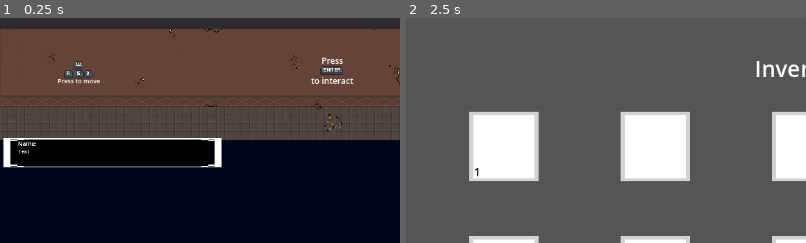
Above: before the commit, frames 1-2 (left to right).
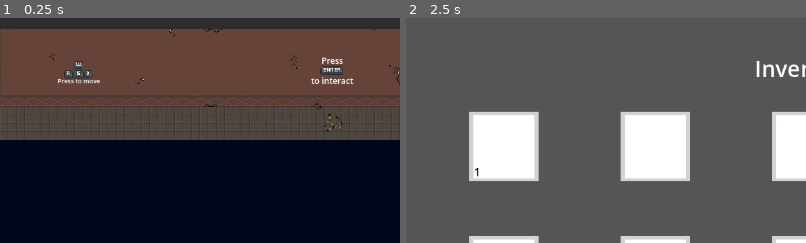
Above: after the commit, the same moments.

Repository: eRues/The-Great-Disappearance-of-Jamie-Finch
Game: Godot game, scene res://Areas/1st_floor_hallway.tscn
Same seed, same stepped clock (60 frames per second), same inputs: the game is played once before the commit and once after it. This scene is started directly instead of the project's main scene.
Inputs (mouse positions are % of the whole screen's width and height, from its top left):
- Up to frame 1 (0.25 s): no input
- Up to frame 2 (2.5 s): tap Enter (enter) at 0.5, 1.55, 2 s; move the mouse to (72, 45) at 0.52 s; hold D (right) 0.53-1.28 s; hold Enter (enter) 0.53-1.28 s; tap E (open) at 0.8, 1.35, 2.3 s; move the mouse to (30, 55) at 1.27 s; hold S (down) 1.28-2.03 s; move the mouse to (60, 28) at 2.02 s; hold D (right) from 2.03 s (still down); hold Enter (enter) from 2.03 s (still down)
The pictures show only the part of the screen within x 0-50%, y 0-50%; the shares and areas given below are measured in that part.

The runs differ from the first frame. In frame 1, 7.3% of the frame differs, in the area x 0-56%, y 53-67%; in frame 2, nothing differs.
Error in both runs: Error calling GDScript utility function "len()": Value of type 'Nil' can't provide a length. (res://text_box.gd:115)

Commit message:
textbox fixes started

Diff:
--- a/Areas/1_st_floor_hallway.gd
+++ b/Areas/1_st_floor_hallway.gd
@@ -1,7 +1,6 @@
 extends Node2D
 
 @onready var int_label = $debris/interact_label
-@onready var current_text = $walkin_text
 @onready var player = $character_open
 
 var can_interact = false
@@ -15,28 +14,19 @@
 
 	player.position.x = Global.char_position_x
 	player.position.y = Global.char_position_y
-	if(!Global.tutorial_finished):
-		current_text.start()
-	else:
-		$walk_in.queue_free()
+
+	if(Global.tutorial_finished):
 		$tutorial_interact.queue_free()
 		$tutorial_block.queue_free()
-		%granola_text.queue_free()
 		$StaticBody2D2.queue_free()
 		$basement_enter.queue_free()
 		$tutorial_change_scene.queue_free()
-		$basement_walkin.queue_free()
 		$inventory_item.queue_free()
 		$debris.queue_free()
 		$rock_texture.visible = true
 		$rock_texture/StaticBody2D/CollisionShape2D.disabled = false
 		Global.battle_type.health = Global.battle_type.base_health
 
-func _process(_delta) -> void:
-	pass
-
-	if(Input.is_action_just_pressed("enter") && can_interact):
-		current_text.start()
 
 func _on_level_spawn(destination_tag: String):
 	var door_path = "Doors/Door_" + destination_tag
@@ -46,14 +36,6 @@
 func _on_debris_body_entered(_body: Node2D) -> void:
 	Global.debris_interact = true
 	int_label.visible = true
-	var debris_text = preload("res://text_box.tscn").instantiate()
-	debris_text.unique_name_in_owner = true
-	debris_text.name = "debris_text"
-	current_text = debris_text
-	add_child(current_text)
-	current_text.position.y = 29
-	current_text.position.x = 300
-	current_text.scale = Vector2(0.3, 0.3)
 	can_interact = true
 
 func _on_debris_body_exited(_body: Node2D) -> void:
@@ -61,30 +43,18 @@
 	Global.debris_interact = false
 	can_interact = false
 
-func _on_walkin_text_dialogue_finished() -> void:
-	Global.walkin = false
-	%walkin_text.queue_free()
-
 func _on_text_area_body_entered(_body: Node2D) -> void:
 	Global.granola_interact = true
 	can_interact = true
-	current_text = %granola_text
 
 func _on_text_area_body_exited(_body: Node2D) -> void:
 	Global.granola_interact = false
 	can_interact = false
 
-func _on_granola_text_dialogue_finished() -> void:
-	%granola_text.queue_free()
-
 func _on_basement_enter_body_entered(body: Node2D) -> void:
 	if(body.is_in_group("player")):
 		Global.basement_stairs = true
-		current_text = $basement_walkin
 		can_interact = true
-
-func _on_basement_walkin_dialogue_finished() -> void:
-	$confirm_area.visible = true
 
 func _on_yes_button_pressed() -> void:
 	get_tree().change_scene_to_file("res://Areas/basement.tscn")
--- a/Areas/1st_floor_hallway.tscn
+++ b/Areas/1st_floor_hallway.tscn
@@ -8,7 +8,6 @@
 [ext_resource type="PackedScene" uid="uid://vc7hpqnias0s" path="res://tutorial_move_info.tscn" id="6_oloq3"]
 [ext_resource type="PackedScene" uid="uid://ch4p14mggmetl" path="res://debris.tscn" id="7_0dt61"]
 [ext_resource type="PackedScene" uid="uid://bx1bmkxmk8yei" path="res://tutorial_interact.tscn" id="8_apa2f"]
-[ext_resource type="PackedScene" uid="uid://bkhx06o5x33dw" path="res://text_box.tscn" id="9_cmodj"]
 [ext_resource type="PackedScene" uid="uid://bjv607nuyvdrg" path="res://inventory_item.tscn" id="10_cmodj"]
 [ext_resource type="Texture2D" uid="uid://cq7crlg0otfjm" path="res://Assets/Items/Consumables/granola_bar.png" id="11_p5s25"]
 [ext_resource type="PackedScene" uid="uid://dgvnusd7iitg5" path="res://Areas/tutorial_change_scene.tscn" id="12_p5s25"]
@@ -90,14 +89,6 @@
 position = Vector2(-1, 8)
 shape = SubResource("CircleShape2D_0dt61")
 
-[node name="walkin_text" parent="." unique_id=1683016583 instance=ExtResource("9_cmodj")]
-unique_name_in_owner = true
-offset_left = -11.0
-offset_top = 29.000002
-offset_right = -11.0
-offset_bottom = 29.000002
-scale = Vector2(0.3, 0.3)
-
 [node name="TextureRect" type="TextureRect" parent="." unique_id=1332316053]
 offset_left = 1751.0
 offset_top = 352.0
@@ -166,14 +157,6 @@
 [node name="CollisionShape2D" type="CollisionShape2D" parent="tutorial_block" unique_id=1628353019]
 position = Vector2(1087, 103.5)
 shape = SubResource("RectangleShape2D_0dt61")
-
-[node name="granola_text" parent="." unique_id=1758025974 instance=ExtResource("9_cmodj")]
-unique_name_in_owner = true
-offset_left = 1198.0
-offset_top = 29.0
-offset_right = 1198.0
-offset_bottom = 29.0
-scale = Vector2(0.3, 0.3)
 
 [node name="StaticBody2D2" type="StaticBody2D" parent="." unique_id=2104664599]
 position = Vector2(1741, 127)
@@ -226,26 +209,15 @@
 theme_override_font_sizes/font_size = 12
 text = "No"
 
-[node name="basement_walkin" parent="." unique_id=146528146 instance=ExtResource("9_cmodj")]
-offset_left = 1491.0
-offset_top = 41.0
-offset_right = 1491.0
-offset_bottom = 41.0
-scale = Vector2(0.3, 0.3)
-
 [connection signal="body_entered" from="debris" to="." method="_on_debris_body_entered"]
 [connection signal="body_exited" from="debris" to="." method="_on_debris_body_exited"]
 [connection signal="body_entered" from="inventory_item/text_area" to="." method="_on_text_area_body_entered"]
 [connection signal="body_exited" from="inventory_item/text_area" to="." method="_on_text_area_body_exited"]
-[connection signal="dialogue_finished" from="walkin_text" to="." method="_on_walkin_text_dialogue_finished"]
-[connection signal="visibility_changed" from="walkin_text" to="." method="_on_walkin_text_visibility_changed"]
-[connection signal="dialogue_finished" from="granola_text" to="." method="_on_granola_text_dialogue_finished"]
 [connection signal="area_entered" from="basement_enter" to="." method="_on_basement_enter_area_entered"]
 [connection signal="body_entered" from="basement_enter" to="." method="_on_basement_enter_body_entered"]
 [connection signal="body_exited" from="basement_enter" to="." method="_on_basement_enter_body_exited"]
 [connection signal="pressed" from="confirm_area/yes_button" to="." method="_on_yes_button_pressed"]
 [connection signal="pressed" from="confirm_area/no_button" to="." method="_on_no_button_pressed"]
-[connection signal="dialogue_finished" from="basement_walkin" to="." method="_on_basement_walkin_dialogue_finished"]
 
 [editable path="Doors/Door_N"]
 [editable path="Doors/Door_SE"]
--- a/character_open.gd
+++ b/character_open.gd
@@ -111,7 +111,6 @@
 			nate_cam.limit_right = 1600
 			nate_cam.zoom = Vector2(2, 2)
 
-
 func _process(_delta):
 	if(Input.is_action_just_pressed("open") and inventory_ui.visible == false):
 		inventory_ui.visible = true
@@ -119,3 +118,6 @@
 	elif(Input.is_action_just_pressed("open")):
 		inventory_ui.visible = false
 		get_tree().paused = false
+
+	if(Input.is_action_just_pressed("enter")):
+		$ash_open/ash_text.start()
--- a/character_open.tscn
+++ b/character_open.tscn
@@ -1,8 +1,9 @@
-[gd_scene load_steps=10 format=3 uid="uid://dkk4ktwgy2gp3"]
+[gd_scene format=3 uid="uid://dkk4ktwgy2gp3"]
 
 [ext_resource type="Script" uid="uid://cbrl0skqjkvkm" path="res://character_open.gd" id="1_4uwka"]
 [ext_resource type="PackedScene" uid="uid://csqh2fdm350yi" path="res://ash_open.tscn" id="1_6so4b"]
 [ext_resource type="PackedScene" uid="uid://d0tirwpydxxk2" path="res://tia_open.tscn" id="2_17gy8"]
+[ext_resource type="PackedScene" uid="uid://bkhx06o5x33dw" path="res://text_box.tscn" id="3_26enf"]
 [ext_resource type="PackedScene" uid="uid://br0lffedi4y13" path="res://eve_open.tscn" id="3_dfaot"]
 [ext_resource type="PackedScene" uid="uid://ccn3surclscyf" path="res://nathan_open.tscn" id="4_cmeqg"]
 [ext_resource type="Script" uid="uid://g1os6mm6615c" path="res://tia_open.gd" id="5_t4vui"]
@@ -20,12 +21,27 @@
 collision_mask = 7
 
 [node name="ash_cam" type="Camera2D" parent="ash_open" unique_id=2108694464]
+visible = false
 enabled = false
 zoom = Vector2(3.5, 3.5)
 limit_left = 0
 limit_top = 50
 limit_right = 1825
 limit_bottom = 200
+
+[node name="ash_text" parent="ash_open" unique_id=1494190177 instance=ExtResource("3_26enf")]
+anchors_preset = 0
+anchor_right = 0.0
+anchor_bottom = 0.0
+offset_left = -175.01329
+offset_top = -111.83586
+offset_right = -175.01329
+offset_bottom = -111.83586
+grow_horizontal = 1
+grow_vertical = 1
+scale = Vector2(0.3, 0.3)
+size_flags_horizontal = 0
+metadata/_edit_use_anchors_ = true
 
 [node name="tia_open" parent="." unique_id=670725174 groups=["player"] instance=ExtResource("2_17gy8")]
 collision_layer = 5
@@ -38,7 +54,11 @@
 zoom = Vector2(3.5, 3.5)
 limit_left = 0
 
+[node name="tia_text" parent="tia_open" unique_id=636530113 instance=ExtResource("3_26enf")]
+visible = false
+
 [node name="eve_open" parent="." unique_id=315470824 groups=["player"] instance=ExtResource("3_dfaot")]
+visible = false
 collision_layer = 5
 collision_mask = 5
 script = ExtResource("7_am563")
@@ -48,6 +68,8 @@
 enabled = false
 zoom = Vector2(3.5, 3.5)
 limit_left = 0
+
+[node name="eve_text" parent="eve_open" unique_id=584399097 instance=ExtResource("3_26enf")]
 
 [node name="nathan_open" parent="." unique_id=1014285702 groups=["player"] instance=ExtResource("4_cmeqg")]
 collision_layer = 5
@@ -59,6 +81,9 @@
 enabled = false
 zoom = Vector2(3.5, 3.5)
 limit_left = 0
+
+[node name="nate_text" parent="nathan_open" unique_id=526096299 instance=ExtResource("3_26enf")]
+visible = false
 
 [node name="InventoryUI" type="CanvasLayer" parent="." unique_id=182319890]
 visible = false
